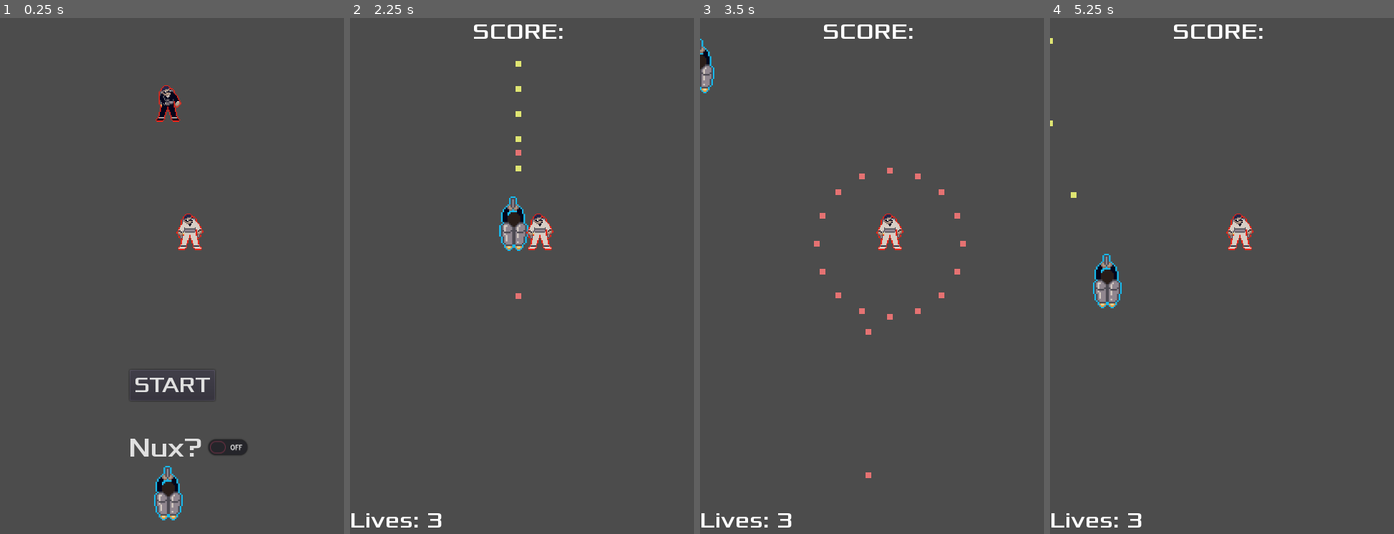
Above: before the commit, frames 1-4 (left to right).
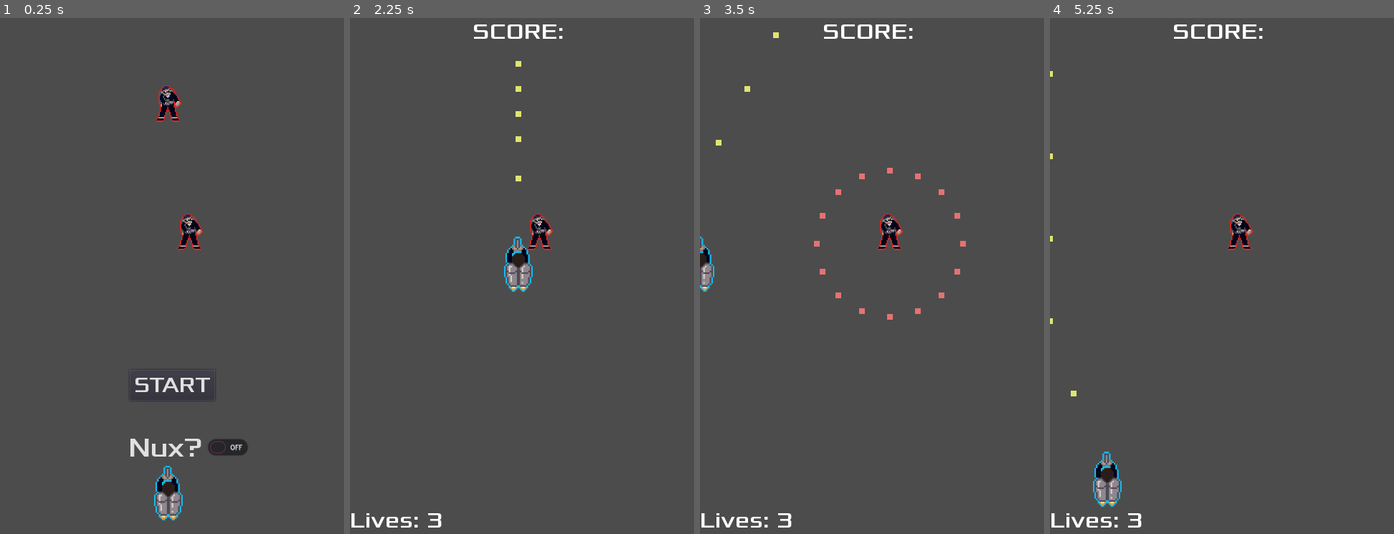
Above: after the commit, the same moments.

Repository: Harrison-Winters/Jet-Pack-Escape
Game: Godot game, scene res://enemy_test.tscn
Same seed, same stepped clock (60 frames per second), same inputs: the game is played once before the commit and once after it. This scene is started directly instead of the project's main scene.
Inputs:
- Up to frame 1 (0.25 s): no input
- Up to frame 2 (2.25 s): click "START" at 0.5 s; tap Enter at 1.25 s; hold Z (shoot) 1.28-2.03 s; hold Up (ui_up) from 1.28 s (still down); tap Z (shoot) at 2.1 s
- Up to frame 3 (3.5 s): release Up (ui_up) at 2.78 s; hold Left (ui_left) from 2.78 s (still down); hold Z (shoot) from 2.78 s (still down)
- Up to frame 4 (5.25 s): release Z (shoot) at 3.53 s; tap Z (shoot) at 3.6, 5.1 s; release Left (ui_left) at 4.28 s; hold Down (ui_down) 4.28-5.03 s; hold Z (shoot) 4.28-5.03 s; hold Right (ui_right) from 5.03 s (still down)

The runs differ from the first frame. In frame 1, 0.3% of the frame differs, in the area x 51-60%, y 37-45%; in frame 2, 1.4%; in frame 3, 0.9%; in frame 4, 1.5%, in the area x 0-60%, y 3-95%.

Commit message:
set up for working enemies

Diff:
--- a/Jetpack Escape/enemy.gd
+++ b/Jetpack Escape/enemy.gd
@@ -35,3 +35,14 @@
 
 func update_velocity():
 	velocity = Vector2.DOWN * 200
+
+
+
+
+
+func _on_enemy_body_entered(body):
+	pass # Replace with function body.
+
+
+func _on_enemy_body_bullet_entered(body):
+	pass # Replace with function body.
--- a/Jetpack Escape/enemy.tscn
+++ b/Jetpack Escape/enemy.tscn
@@ -1,8 +1,7 @@
-[gd_scene load_steps=6 format=2]
+[gd_scene load_steps=5 format=2]
 
 [ext_resource path="res://art/enemy1.png" type="Texture" id=1]
 [ext_resource path="res://enemy.gd" type="Script" id=2]
-[ext_resource path="res://art/enemy2.png" type="Texture" id=3]
 
 [sub_resource type="SpriteFrames" id=1]
 animations = [ {
@@ -10,15 +9,10 @@
 "loop": true,
 "name": "default",
 "speed": 5.0
-}, {
-"frames": [ ExtResource( 3 ) ],
-"loop": true,
-"name": "radial",
-"speed": 5.0
 } ]
 
-[sub_resource type="CircleShape2D" id=2]
-radius = 13.0384
+[sub_resource type="RectangleShape2D" id=2]
+extents = Vector2( 18.5, 30.5 )
 
 [node name="enemy" type="RigidBody2D"]
 collision_layer = 2
@@ -31,6 +25,7 @@
 frames = SubResource( 1 )
 
 [node name="CollisionShape2D" type="CollisionShape2D" parent="."]
+position = Vector2( -0.5, -1.5 )
 shape = SubResource( 2 )
 
 [node name="ShotTimer" type="Timer" parent="."]
@@ -39,4 +34,5 @@
 [node name="EnemyShootPosition" type="Position2D" parent="."]
 position = Vector2( 0, 17 )
 
+[connection signal="body_entered" from="." to="." method="_on_enemy_body_bullet_entered"]
 [connection signal="timeout" from="ShotTimer" to="." method="_on_ShotTimer_timeout"]
--- a/Jetpack Escape/enemy_aimed.tscn
+++ b/Jetpack Escape/enemy_aimed.tscn
@@ -5,5 +5,4 @@
 
 [node name="enemy_aimed" instance=ExtResource( 1 )]
 mode = 1
-gravity_scale = 0.0
 script = ExtResource( 2 )
Not shown, added: Jetpack Escape/sound/Cyborg Ninja.mp3.import
Not shown, added: Jetpack Escape/sound/shot_full.mp3.import
